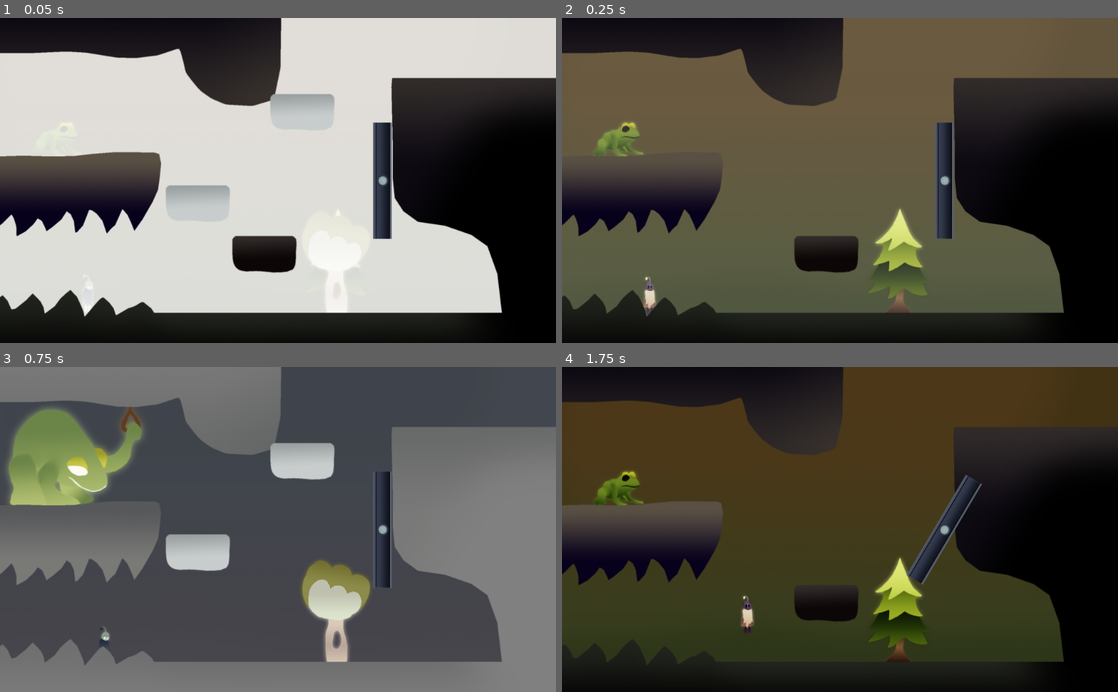
Above: before the commit, frames 1-4 (two rows, left to right).
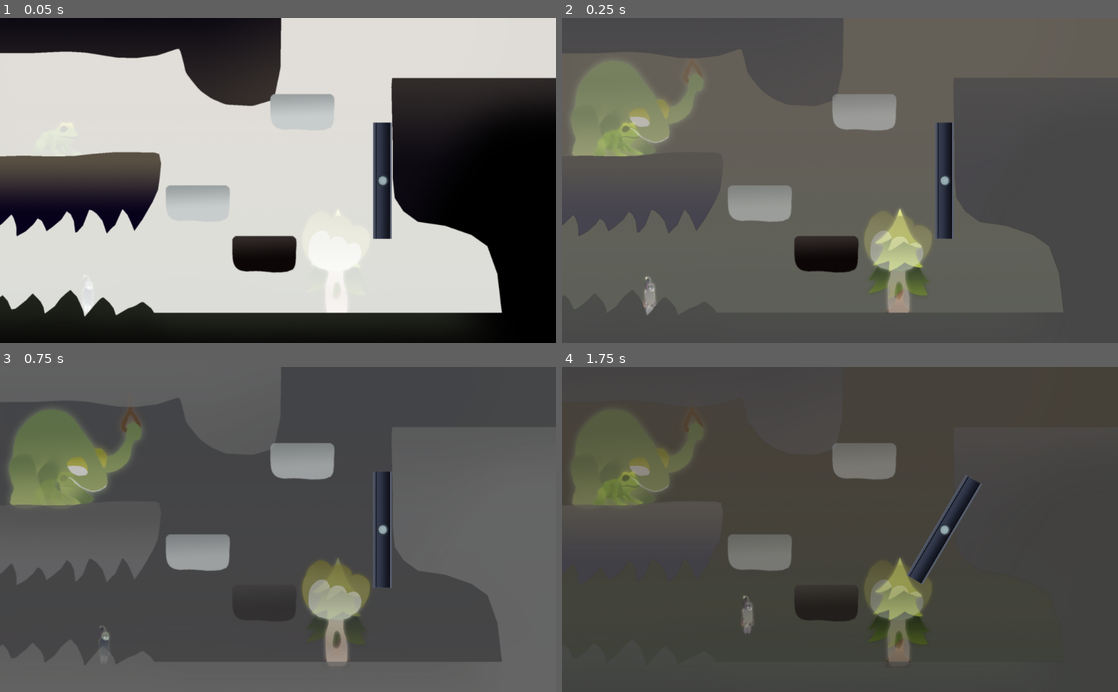
Above: after the commit, the same moments.

Repository: Dimension-Omega/misty-marshes
Game: Godot game, scene res://data/main/Main.tscn
The game is run twice, just before and just after one commit, with the same random seed, the same clock (stepped at 60 frames per second) and the same inputs.
Inputs:
- Up to frame 1 (0.05 s): no input
- Up to frame 2 (0.25 s): no input
- Up to frame 3 (0.75 s): tap Enter at 0.5 s; hold Right (right) from 0.53 s (still down); hold Space (duality) from 0.53 s (still down)
- Up to frame 4 (1.75 s): keep holding Right (right); tap Up (jump) at 0.77, 1.07, 1.52 s; tap I at 0.8, 1.35 s; release Space (duality) at 1.28 s; tap 1 at 1.55 s

Frame 1 is identical in both runs. In frame 2, 51% of the frame differs, in the area x 0-100%, y 0-100%; in frame 3, 20%; in frame 4, 94%.

Commit message:
Gradual world change

Diff:
--- a/data/elements/frog/frog.gd
+++ b/data/elements/frog/frog.gd
@@ -2,12 +2,15 @@
 
 export var trigger_node : NodePath
 
-func duality(color: String) -> void:
+var world_color: String
+
+func the_world_is_changing(color: String) -> void:
 	var _isWhite := color == 'white'
 	$AnimationPlayer.play("RESET")
+	world_color = color
 
 func interact() -> void:
-	if $FrogBlack.visible:
+	if world_color == 'black':
 		$AnimationPlayer.play("InteractBlack")
 	else:
 		var triggerNode = get_node(trigger_node)
--- a/data/elements/player/player.gd
+++ b/data/elements/player/player.gd
@@ -48,12 +48,15 @@
 	#$InteractSensor.scale.x = -1 if inputVelocityX < 0 else 1
 
 # Duality Section
+func the_world_is_changing(color: String) -> void:
+	var isWhite := color == 'white'
+	var previousSprite = sprite
+	sprite = $PlayerWhite if isWhite else $PlayerBlack
+	sprite.flip_h = previousSprite.flip_h
+
 func duality(color: String) -> void:
 	var isWhite := color == 'white'
 	defer_world_collisions(not isWhite)
-	var previousSprite = sprite
-	sprite = $PlayerWhite if isWhite else $PlayerBlack
-	sprite.flip_h = previousSprite.flip_h
 
 func defer_world_collisions(collideWithBlack: bool) -> void:
 	call_deferred('world_collisions', collideWithBlack)
--- a/data/elements/player/player.tscn
+++ b/data/elements/player/player.tscn
@@ -15,7 +15,7 @@
 script = ExtResource( 3 )
 
 [node name="CollisionShape2D" type="CollisionShape2D" parent="."]
-position = Vector2( 0, 9 )
+position = Vector2( 0, 10 )
 z_index = 1
 shape = SubResource( 1 )
 
--- a/data/main/Main.gd
+++ b/data/main/Main.gd
@@ -8,6 +8,12 @@
 		'scene': "res://data/levels/2/level_2.tscn"
 	}
 }
+
+onready var tween : Tween = $Tween
+onready var timer : Timer = $Timer
+
+const WHITE := Color.white
+const TRANSPARENT := Color(1, 1, 1, 0)
 
 # Called when the node enters the scene tree for the first time.
 func _ready():
@@ -33,6 +39,9 @@
 
 func set_world(color: String) -> void:
 	assert(color in ['white', 'black'])
+	set_world_with_modulate(color, 0.3)
+
+func set_world_with_visibility(color: String) -> void:
 	var whiteNodes = get_tree().get_nodes_in_group('white')
 	var blackNodes = get_tree().get_nodes_in_group('black')
 	var toWhite : bool = color == 'white'
@@ -42,9 +51,38 @@
 	for blackNode in blackNodes:
 		#print('black: ', blackNode.name)
 		blackNode.visible = not toWhite
-
+	get_tree().call_group('duality', 'the_world_is_changing', color)
 	get_tree().call_group('duality', 'duality', color)
 	world_color = color
+
+func set_world_with_modulate(color: String, duration: float) -> void:
+	var whiteNodes = get_tree().get_nodes_in_group('white')
+	var blackNodes = get_tree().get_nodes_in_group('black')
+	var toWhite : bool = color == 'white'
+
+	var _tweenRemoveError = tween.remove_all()
+
+	for whiteNode in whiteNodes:
+		#print('white: ', whiteNode.name)
+		whiteNode.visible = true
+		var _err = tween.interpolate_property(whiteNode, 'modulate', whiteNode.modulate, WHITE if toWhite else TRANSPARENT, duration)
+	for blackNode in blackNodes:
+		#print('black: ', blackNode.name)
+		blackNode.visible = true
+		var _err = tween.interpolate_property(blackNode, 'modulate', blackNode.modulate, WHITE if not toWhite else TRANSPARENT, duration)
+
+	# print('The world is changing to ', color)
+	get_tree().call_group('duality', 'the_world_is_changing', color)
+	world_color = color
+	var _tweenStartError = tween.start()
+
+	timer.start(duration)
+	if not timer.is_connected("timeout", self, '_on_Timer_timeout'):
+		var _connErr = timer.connect("timeout", self, '_on_Timer_timeout')
+
+func _on_Timer_timeout() -> void:
+	# print('Called duality() with ', world_color)
+	get_tree().call_group('duality', 'duality', world_color)
 
 func set_level(levelNumber: int) -> void:
 	free_level()
--- a/data/main/Main.tscn
+++ b/data/main/Main.tscn
@@ -55,3 +55,8 @@
 autoplay = "start_game"
 anims/RESET = SubResource( 1 )
 anims/start_game = SubResource( 2 )
+
+[node name="Tween" type="Tween" parent="."]
+
+[node name="Timer" type="Timer" parent="."]
+one_shot = true
